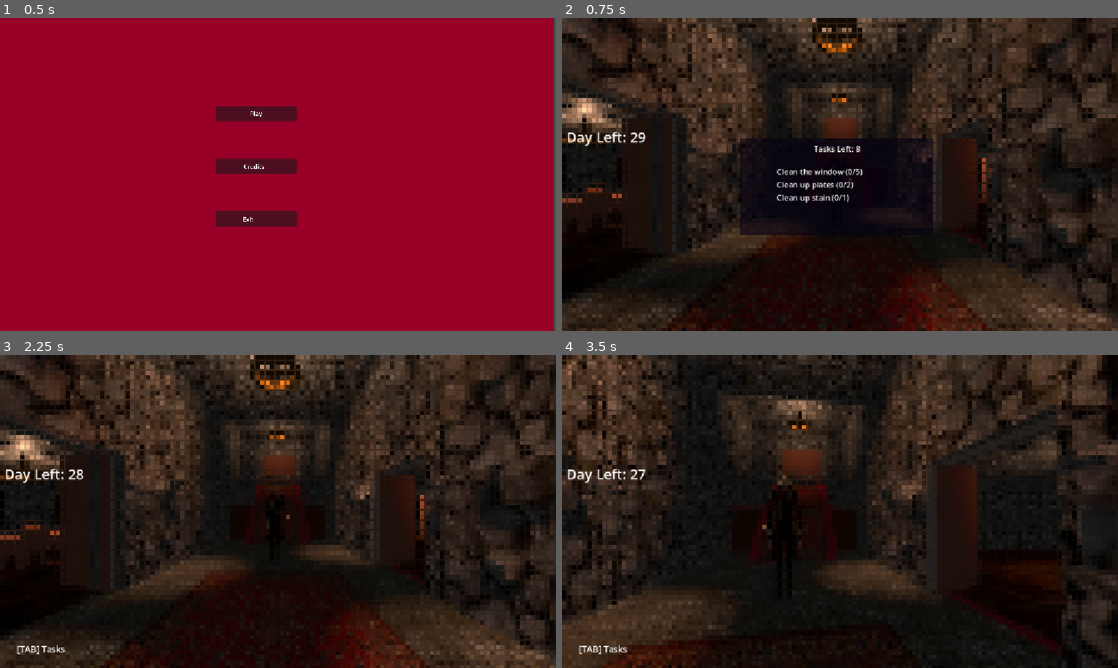
Above: before the commit, frames 1-4 (two rows, left to right).
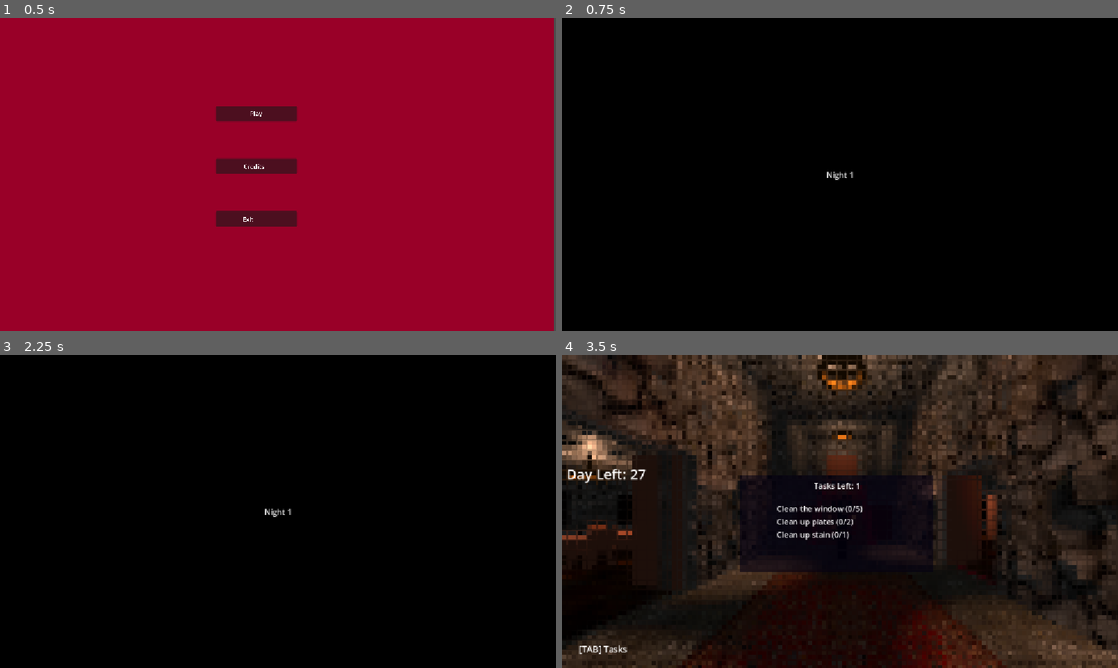
Above: after the commit, the same moments.

Repository: MichaelRRyan/gmtk-2026-countdown
Game: Godot game, scene res://screens/main_menu.tscn
The game is run twice, just before and just after one commit, with the same random seed, the same clock (stepped at 60 frames per second) and the same inputs.
Inputs (mouse positions are in pixels of both pictures, inside the frame that each line leads up to):
- Up to frame 1 (0.5 s): no input
- Up to frame 2 (0.75 s): click "Play" at 0.5 s
- Up to frame 3 (2.25 s): tap Enter at 1.25 s; move the mouse to (305, 511) at 1.27 s; press the mouse at (305, 511) at 1.28 s; hold W (move_forward) from 1.28 s (still down); tap Space (jump) at 1.52, 2 s; move the mouse to (250, 511) at 2.02 s; release the mouse at (250, 511) at 2.03 s; tap Tab (show_tasks) at 2.1 s
- Up to frame 4 (3.5 s): keep holding W (move_forward); tap Space (jump) at 2.27 s; move the mouse to (851, 505) at 2.77 s; press the mouse at (851, 505) at 2.78 s

Frame 1 is identical in both runs. In frame 2, 70% of the frame differs, in the area x 0-100%, y 0-100%; in frame 3, 73%; in frame 4, 44%.

Commit message:
Adds initial version of game loop.

Diff:
--- a/Features/GameLogic/game_logic.gd
+++ b/Features/GameLogic/game_logic.gd
@@ -5,20 +5,35 @@
 
 @export_category("Game Mode")
 @export var number_of_tasks_available_per_round = 8
-@export var objectives_display_time_in_seconds = 2
-@export var task_to_complete_per_roud = 3
+@export var tasks_to_complete_per_round = 1
+@export var objectives_display_time_in_seconds = 2.0
+@export var intro_screen_display_time_in_seconds = 2.0
+@export var end_screen_display_time_in_seconds = 2.0
+@export var game_over_screen_display_time_in_seconds = 2.0
 
 @onready var player: Player = $Player
 @onready var hud: HUD = $HUD
-@onready var player_freeze_timer: Timer = $PlayerFreezeTimer
+@onready var screen: Screen = $Screen
+@onready var player_freeze_timer: Timer = $Timers/PlayerFreezeTimer
+@onready var intro_screen_timer: Timer = $Timers/IntroScreenTimer
+@onready var end_screen_timer: Timer = $Timers/EndScreenTimer
+@onready var game_over_screen_timer: Timer = $Timers/GameOverScreenTimer
+@onready var player_spawn_point: Node3D = $PlayerSpawnPoint
 
 var task_objects: Array[TaskObjectBase]
 
 var tasks_completed: int = 0
+var nights_completed: int = 0
 
 func _ready() -> void:
 	player_freeze_timer.wait_time = objectives_display_time_in_seconds
+	intro_screen_timer.wait_time = intro_screen_display_time_in_seconds
+	end_screen_timer.wait_time = end_screen_display_time_in_seconds
+	game_over_screen_timer.wait_time = intro_screen_display_time_in_seconds
 	player_freeze_timer.timeout.connect(_on_player_freeze_timeout)
+	intro_screen_timer.timeout.connect(_on_intro_screen_timeout)
+	end_screen_timer.timeout.connect(_on_end_screen_timeout)
+	game_over_screen_timer.timeout.connect(_on_game_over_screen_timeout)
 	player.hud = hud
 	for child in task_container.get_children(true):
 		if child is Interactable:
@@ -27,12 +42,34 @@
 				var task_object: TaskObjectBase = child as TaskObjectBase
 				register_task(task_object)
 
+	_prepare_round()
+
+func _prepare_round():
+	player.position = player_spawn_point.position
+	player.rotation = player_spawn_point.rotation
+	player.is_frozen = true
+	screen.visible = true
+	nights_completed += 1
+	screen.label.text = "Night %d" % nights_completed
+	intro_screen_timer.start()
+
+func _on_intro_screen_timeout():
 	_start_round()
 
+func _on_end_screen_timeout():
+	_prepare_round()
+
+func _on_game_over_screen_timeout():
+	pass
+
 func _start_round():
+	for task_object in task_objects:
+		task_object.set_hidden()
+
+	screen.visible = false
 	tasks_completed = 0
 	hud.objectives_list.reset()
-	hud.objectives_list.set_tasks_left(number_of_tasks_available_per_round - tasks_completed)
+	hud.objectives_list.set_tasks_left(tasks_to_complete_per_round - tasks_completed)
 	var tasks_to_activate = select_number_of_tasks(number_of_tasks_available_per_round)
 	for task in tasks_to_activate:
 		task.initialize_task()
@@ -45,7 +82,6 @@
 func _on_player_freeze_timeout():
 	player.is_frozen = false
 	hud.objectives_list.visible = false
-	# This is where the timer will get kicked off
 
 func select_number_of_tasks(number_of_tasks: int):
 	var eligible_tasks = task_objects.duplicate()
@@ -77,13 +113,13 @@
 
 func _on_task_completed(task_object: TaskObjectBase):
 	tasks_completed += 1
-	if tasks_completed == number_of_tasks_available_per_round:
-		# TODO: Add completion here
-		pass
+	if tasks_completed == tasks_to_complete_per_round:
+		_show_end_screen()
+		return
 
 	hud.show_task_complete()
 	hud.objectives_list.remove_task_objective(task_object)
-	hud.objectives_list.set_tasks_left(number_of_tasks_available_per_round - tasks_completed)
+	hud.objectives_list.set_tasks_left(tasks_to_complete_per_round - tasks_completed)
 	if task_object.consume_item_on_completion:
 		player.holdable_item_manager.destroy_current_item()
 
@@ -95,3 +131,10 @@
 
 func on_can_interact(can_interact: bool):
 	hud.set_crosshair_interactable(can_interact)
+
+
+func _show_end_screen():
+	player.is_frozen = true
+	screen.visible = true
+	screen.label.text = "Night Survived"
+	end_screen_timer.start()
--- a/Features/Player/HUD/objectives_list.gd
+++ b/Features/Player/HUD/objectives_list.gd
@@ -7,6 +7,7 @@
 var labels: Dictionary[TaskObjectBase.TaskType, ObjectiveItem]
 
 func reset():
+	labels.clear()
 	for child in objectives_list_container.get_children():
 		objectives_list_container.remove_child(child)
 		child.queue_free()
--- /dev/null
+++ b/Features/Player/HUD/screen.gd
@@ -0,0 +1,4 @@
+extends Control
+class_name Screen
+
+@onready var label: Label = $Label
--- /dev/null
+++ b/Features/Player/HUD/screen.tscn
@@ -0,0 +1,42 @@
+[gd_scene format=3 uid="uid://cj42ii7fx2a8i"]
+
+[ext_resource type="Script" uid="uid://bd8vsoxviguc" path="res://Features/Player/HUD/screen.gd" id="1_ovyw4"]
+
+[sub_resource type="CanvasTexture" id="CanvasTexture_cciay"]
+
+[node name="Screen" type="Control" unique_id=1859783061]
+visible = false
+layout_mode = 3
+anchors_preset = 15
+anchor_right = 1.0
+anchor_bottom = 1.0
+grow_horizontal = 2
+grow_vertical = 2
+script = ExtResource("1_ovyw4")
+
+[node name="TextureRect" type="TextureRect" parent="." unique_id=889915893]
+modulate = Color(0, 0, 0, 1)
+layout_mode = 1
+anchors_preset = 15
+anchor_right = 1.0
+anchor_bottom = 1.0
+grow_horizontal = 2
+grow_vertical = 2
+texture = SubResource("CanvasTexture_cciay")
+
+[node name="Label" type="Label" parent="." unique_id=1080804043]
+layout_mode = 1
+anchors_preset = 8
+anchor_left = 0.5
+anchor_top = 0.5
+anchor_right = 0.5
+anchor_bottom = 0.5
+offset_left = -20.0
+offset_top = -11.5
+offset_right = 20.0
+offset_bottom = 11.5
+grow_horizontal = 2
+grow_vertical = 2
+text = "Night Survived"
+horizontal_alignment = 1
+vertical_alignment = 1
--- a/Levels/Main/main_level.tscn
+++ b/Levels/Main/main_level.tscn
@@ -24,6 +24,7 @@
 [ext_resource type="PackedScene" uid="uid://sgm12leuc65s" path="res://Levels/Wiki/Assest brah/StoneWallFinal.glb" id="21_ofdr7"]
 [ext_resource type="PackedScene" uid="uid://1ubxrcku6xbk" path="res://Levels/Wiki/Assest brah/WoodenFloor.glb" id="22_elxtf"]
 [ext_resource type="PackedScene" uid="uid://cfvx5yqps5g6a" path="res://Features/GameLogic/count_timer.tscn" id="24_woe30"]
+[ext_resource type="PackedScene" uid="uid://cj42ii7fx2a8i" path="res://Features/Player/HUD/screen.tscn" id="25_vl6cs"]
 
 [sub_resource type="Environment" id="Environment_btu42"]
 background_energy_multiplier = 0.3
@@ -2582,7 +2583,23 @@
 [node name="CoffinBed" parent="TaskObjects" unique_id=2082441799 instance=ExtResource("18_7oflx")]
 transform = Transform3D(0.39999998, -1.7763568e-15, 1.7763568e-15, 0, 0.39999998, -2.2351744e-08, 0, 2.2351738e-08, 0.4, 0.0672836, 3.4464245, -5.8229628)
 
-[node name="CountTimer" parent="." unique_id=426008035 instance=ExtResource("24_woe30")]
-
-[node name="PlayerFreezeTimer" type="Timer" parent="." unique_id=1968032739]
+[node name="Screen" parent="." unique_id=1859783061 instance=ExtResource("25_vl6cs")]
+
+[node name="PlayerSpawnPoint" type="Node3D" parent="." unique_id=1231924512]
+transform = Transform3D(1, 0, 0, 0, 1, 0, 0, 0, 1, 0, 0, 9.038892)
+
+[node name="Timers" type="Node3D" parent="." unique_id=2051956589]
+
+[node name="PlayerFreezeTimer" type="Timer" parent="Timers" unique_id=1968032739]
 one_shot = true
+
+[node name="CountTimer" parent="Timers" unique_id=426008035 instance=ExtResource("24_woe30")]
+
+[node name="IntroScreenTimer" type="Timer" parent="Timers" unique_id=427290947]
+one_shot = true
+
+[node name="EndScreenTimer" type="Timer" parent="Timers" unique_id=399131059]
+one_shot = true
+
+[node name="GameOverScreenTimer" type="Timer" parent="Timers" unique_id=1832852366]
+one_shot = true
Not shown, added: Features/Player/HUD/screen.gd.uid
